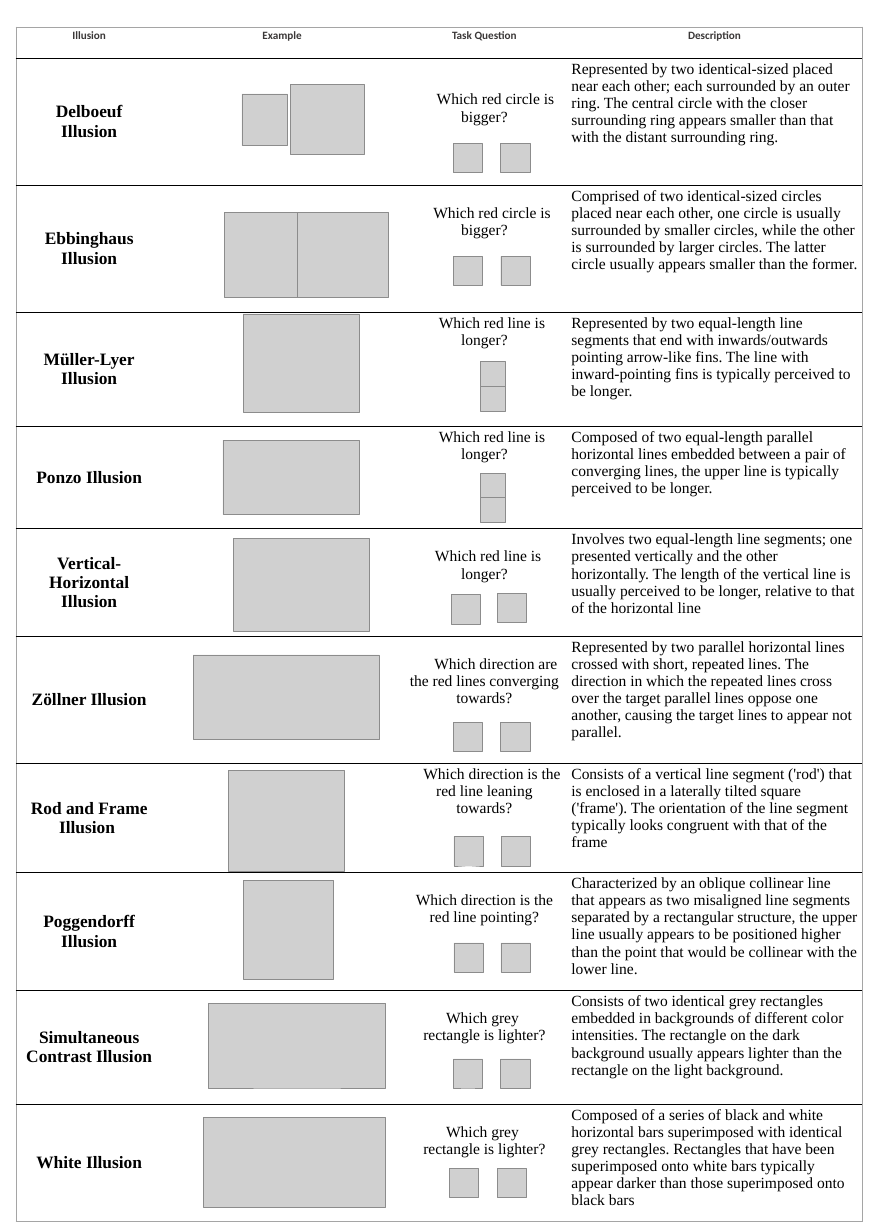
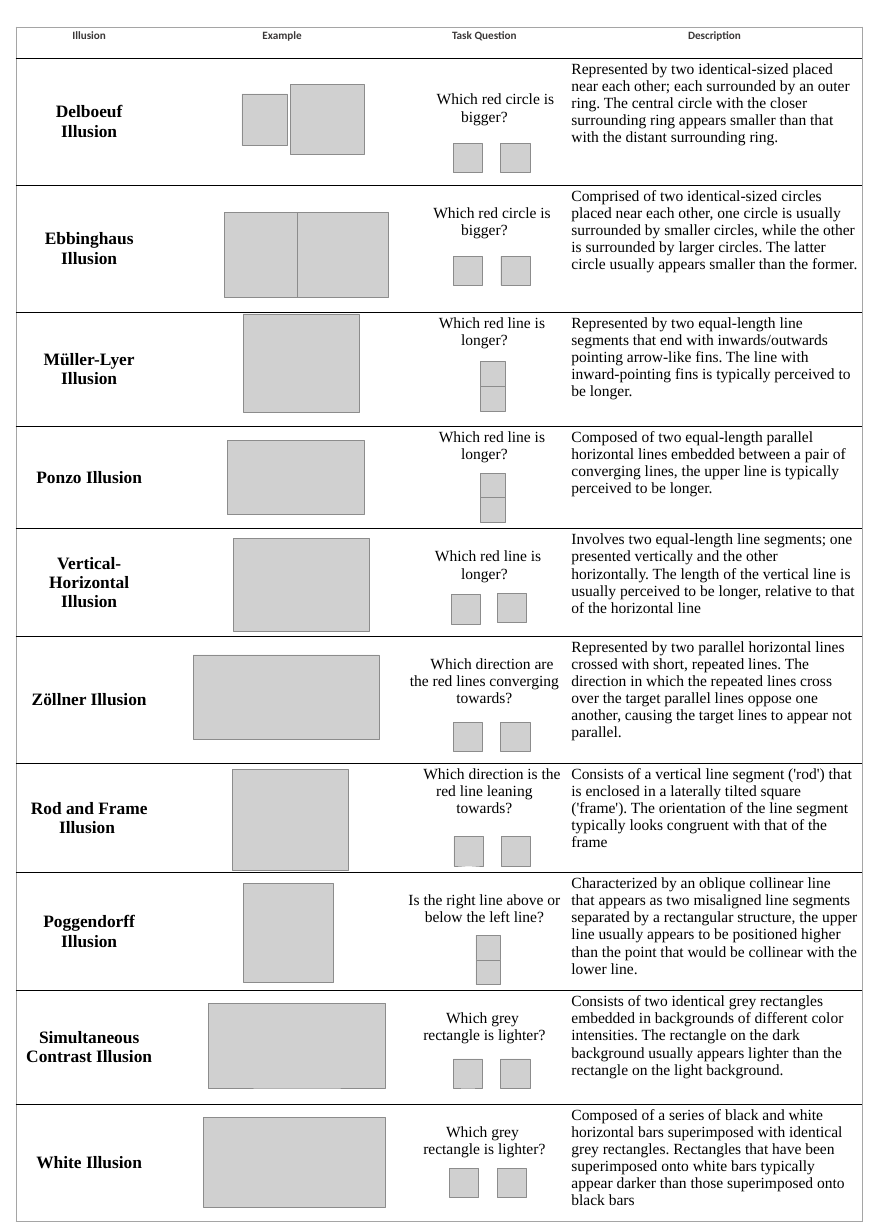
Before and after one commit to RealityBending/IllusionGameValidation, a slide deck: slide 1 of submission/R1/Figure2.pptx. Drawn at 880x1232 pixels with LibreOffice and Linux fonts; fonts in the diff are those of the drawing; grey boxes stand for pictures. Boxes give left, top, right and bottom in pixels: in the first picture for what was removed or moved away, otherwise in the second. Text is boxed around its words. In the diff, an @@ line names an element or a change of style, - is before the commit and + after.

```diff
--- a/submission/R1/Figure2.pptx
+++ b/submission/R1/Figure2.pptx
@@ table at bbox=[16, 27, 862, 1221] @@
-row 9, column 3: Which direction is the red line pointing?
+row 9, column 3: Is the right line above or below the left line?
@@ picture: place and size @@
-picture at bbox=[223, 440, 359, 514]
+picture at bbox=[227, 440, 364, 514]
@@ picture: place and size @@
-picture at bbox=[228, 770, 344, 871]
+picture at bbox=[233, 769, 348, 870]
@@ picture: place and size @@
-picture at bbox=[244, 880, 333, 979]
+picture at bbox=[244, 884, 333, 982]
@@ picture at bbox=[476, 935, 501, 960]: rotation 0 to 90 degrees @@
@@ picture at bbox=[476, 960, 501, 984]: rotation 0 to 90 degrees @@
```
Also in this commit, not shown: 1 other file.
